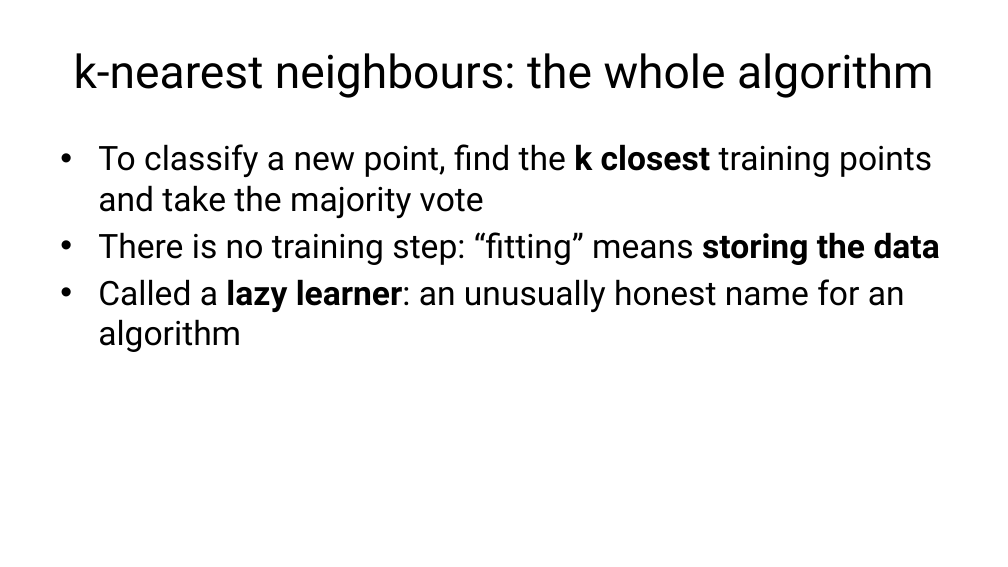
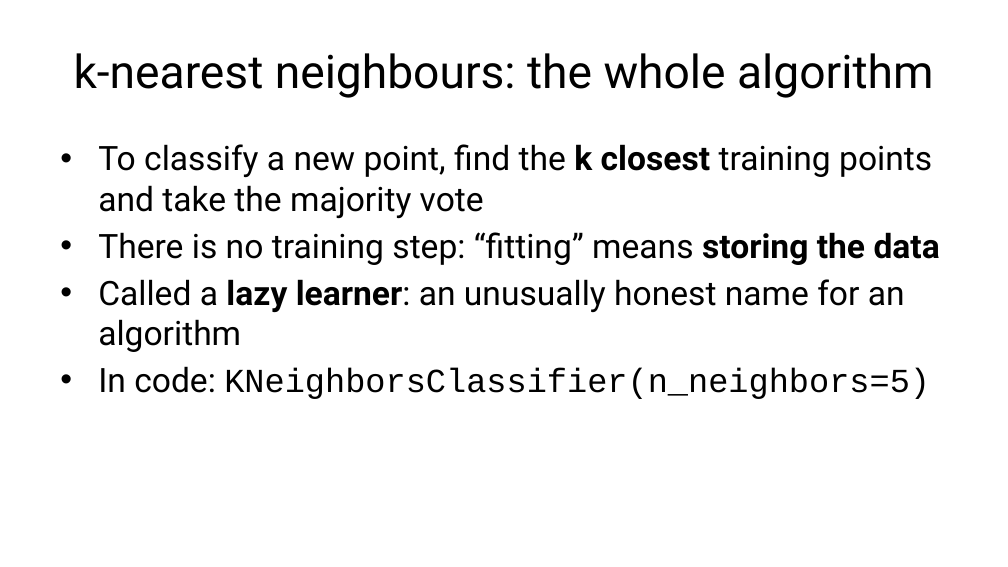
Before and after one commit to fabioantonini/technologies-for-artificial-intelligence, a slide deck: slide 7 of Lessons/06_knn_naive_bayes_svm/Slides/knn_naive_bayes_svm_slides.pptx. Drawn at 1008x567 pixels with LibreOffice and Linux fonts; fonts in the diff are those of the drawing; background and template pictures are left out. Boxes give left, top, right and bottom in pixels: in the first picture for what was removed or moved away, otherwise in the second. Text is boxed around its words. In the diff, an @@ line names an element or a change of style, - is before the commit and + after.

```diff
--- a/Lessons/06_knn_naive_bayes_svm/Slides/knn_naive_bayes_svm_slides.pptx
+++ b/Lessons/06_knn_naive_bayes_svm/Slides/knn_naive_bayes_svm_slides.pptx
@@ text at (x1=98, y1=366, x2=930, y2=399): paragraph added @@
+• In code: KNeighborsClassifier(n_neighbors=5)
```
Also in this commit, not shown: 7 other slides changed, 1 slide added, 1 slide removed, 9 other files.
